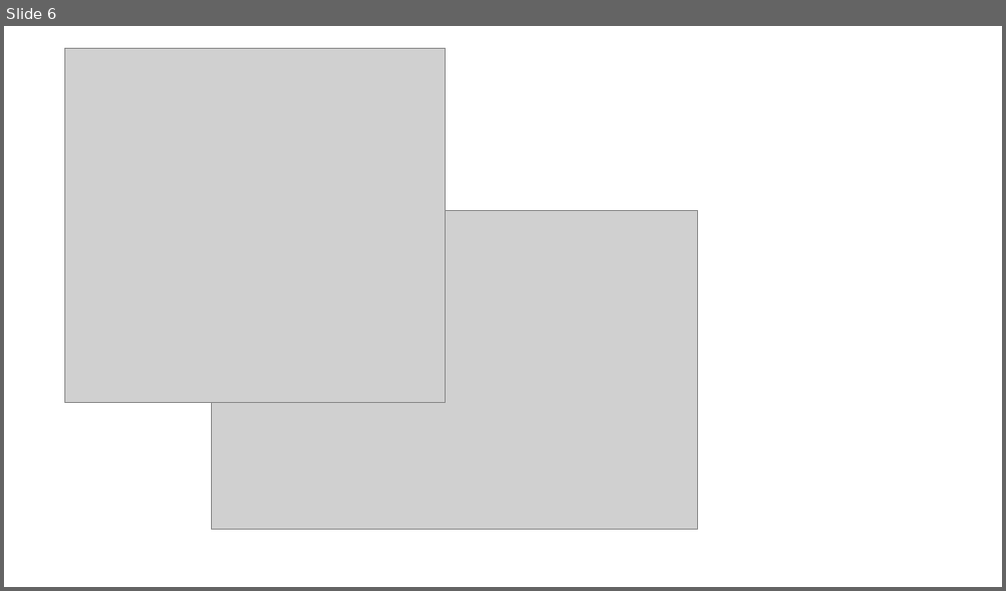
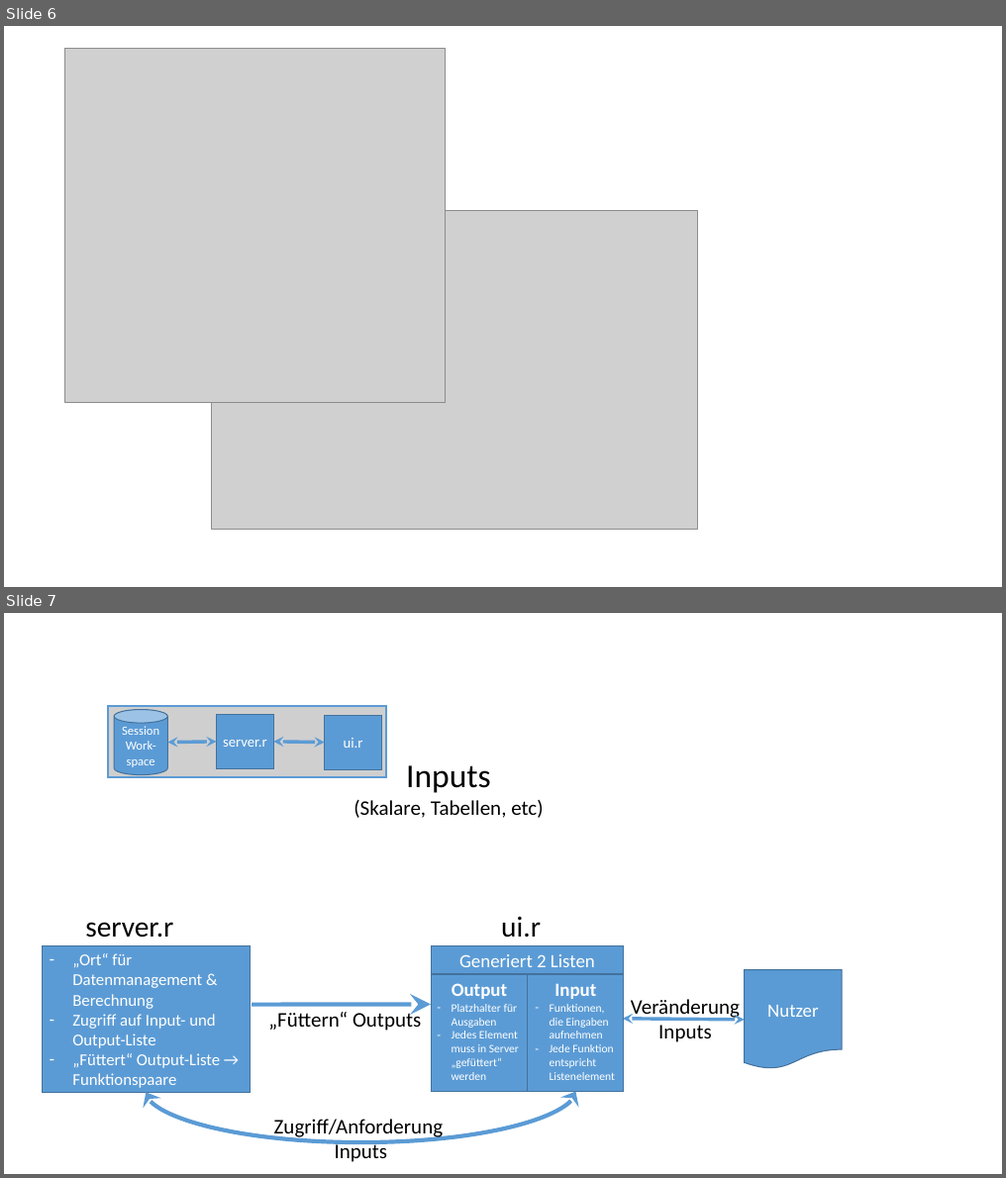
Before and after one commit to tkirschstein/shiny_tutorial, a slide deck: figures/!figs.pptx. Shown one above the other, each under a label of ours: slide 6 before the commit, slides 6 and 7 after it. The pictures are 1006x591 and 1006x1178 pixels, drawn with LibreOffice and Linux fonts; fonts in the diff are those of the drawing; grey boxes stand for pictures. Boxes give left, top, right and bottom in pixels: in the first picture for what was removed or moved away, otherwise in the second. Text is boxed around its words. In the diff, an @@ line names an element or a change of style, - is before the commit and + after.

```diff
--- a/figures/!figs.pptx
+++ b/figures/!figs.pptx
@@ slide 7 added at <box>4,613,1002,1174</box>, background #FFFFFF @@
@@ rectangle added at <box>107,706,386,777</box>, fill #BFBFBF at 75% opacity, outline #5B9BD5 1.75 pt @@
@@ cylinder added at <box>114,710,168,774</box>, fill #5B9BD5, outline #43739E 1 pt, 12 pt, text #FFFFFF @@
+Session Work-space
@@ rectangle added at <box>217,714,273,768</box>, fill #5B9BD5, outline #43739E 1 pt, 14 pt, text #FFFFFF @@
+server.r
@@ rectangle added at <box>325,715,381,769</box>, fill #5B9BD5, outline #43739E 1 pt, 14 pt, text #FFFFFF @@
+ui.r
@@ double arrow added from (168, 743) to (217, 742), #5B9BD5 3.25 pt @@
@@ double arrow added from (273, 742) to (325, 743), #5B9BD5 3.25 pt @@
@@ text added at <box>353,765,543,818</box>, 20 pt, text #000000 @@
+Inputs
+(Skalare, Tabellen, etc)
@@ text added at <box>85,922,173,938</box>, 28 pt, text #000000 @@
+server.r
@@ text added at <box>501,917,541,938</box>, 28 pt, text #000000 @@
+ui.r
@@ rectangle added at <box>43,947,251,1093</box>, fill #5B9BD5, outline #43739E 1 pt, 16 pt, text #FFFFFF @@
+– „Ort“ für Datenmanagement & Berechnung
+– Zugriff auf Input- und Output-Liste
+– „Füttert“ Output-Liste → Funktionspaare
@@ rectangle added at <box>432,947,624,974</box>, fill #5B9BD5, outline #43739E 1 pt, 18 pt, text #FFFFFF @@
+Generiert 2 Listen
@@ rectangle added at <box>432,974,528,1091</box>, fill #5B9BD5, outline #43739E 1 pt, 11 pt, text #FFFFFF @@
+Output
+– Platzhalter für Ausgaben
+– Jedes Element muss in Server „gefüttert“ werden
@@ rectangle added at <box>528,974,624,1091</box>, fill #5B9BD5, outline #43739E 1 pt, 11 pt, text #FFFFFF @@
+Input
+– Funktionen, die Eingaben aufnehmen
+– Jede Funktion entspricht Listenelement
@@ flow chart document added at <box>745,970,842,1069</box>, fill #5B9BD5, outline #43739E 1 pt, 18 pt, text #FFFFFF @@
+Nutzer
@@ arrow added from (252, 1004) to (431, 1004), #5B9BD5 4 pt @@
@@ text added at <box>268,1009,421,1031</box>, 20 pt, text #000000 @@
+„Füttern“ Outputs
@@ double arrow added from (623, 1019) to (745, 1020), #5B9BD5 3.25 pt @@
@@ text added at <box>631,999,740,1043</box>, 20 pt, text #000000 @@
+Veränderung
+Inputs
@@ curved double arrow added from (576, 1092) to (147, 1093), #5B9BD5 4 pt @@
@@ text added at <box>274,1119,444,1162</box>, 20 pt, text #000000 @@
+Zugriff/Anforderung
+Inputs
```
Also in this commit, not shown: 1 other slide added, 6 other files.
